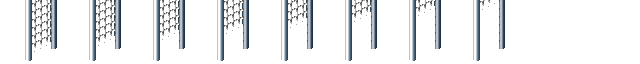
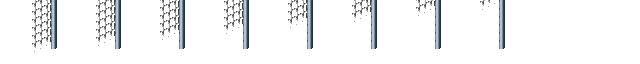
Revision of a layered (640, 64) image; what changed, layer by layer:
painted on "p8" over 473, 0, 480, 61
painted on "p7" over 409, 0, 416, 61
painted on "p6" over 345, 0, 352, 61
painted on "p5" over 281, 0, 288, 61
painted on "p4" over 217, 0, 224, 61
painted on "p3" over 153, 0, 160, 61
painted on "p2" over 89, 0, 96, 61
painted on "p1" over 25, 0, 32, 61
